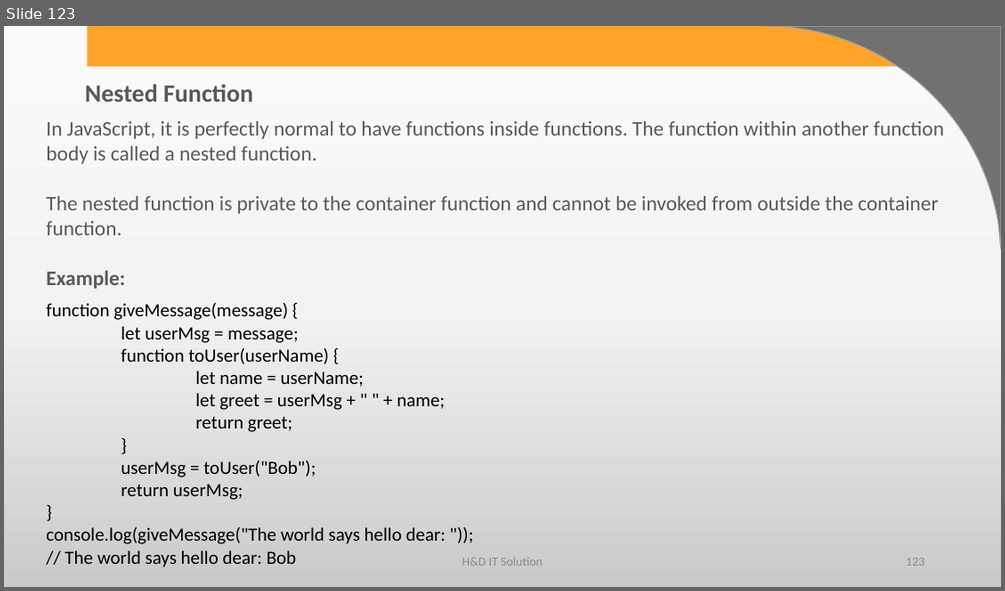
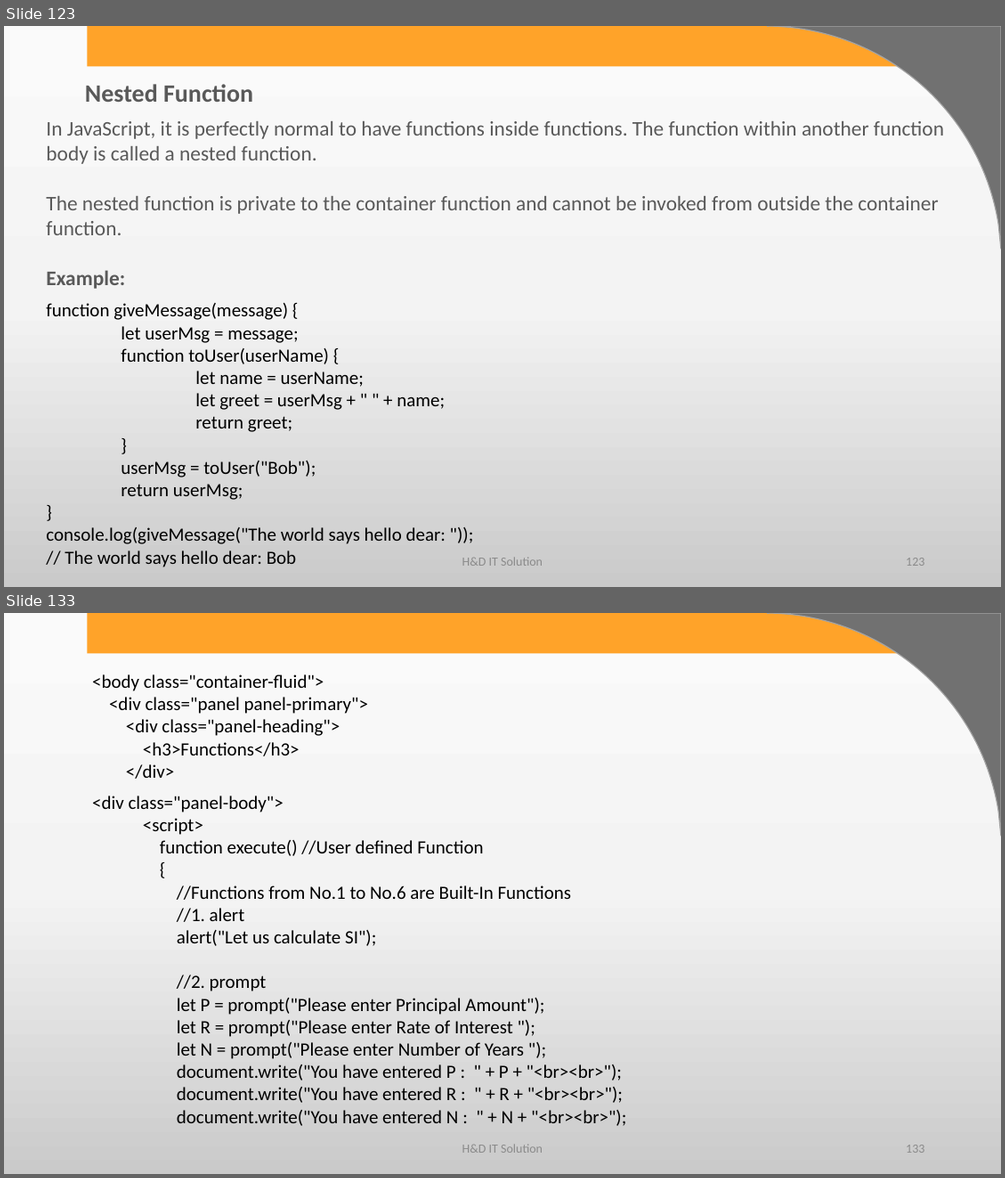
Before and after one commit to harshadasawant/javascript, a slide deck: ppt/JavaScript.pptx. Shown one above the other, each under a label of ours: slide 123 before the commit, slides 123 and 133 after it; the slides between them are not shown. The pictures are 1005x591 and 1005x1178 pixels, drawn with LibreOffice and Linux fonts; fonts in the diff are those of the drawing; background and template pictures are left out. Boxes give left, top, right and bottom in pixels: in the first picture for what was removed or moved away, otherwise in the second. Text is boxed around its words. In the diff, an @@ line names an element or a change of style, - is before the commit and + after.

```diff
--- a/ppt/JavaScript.pptx
+++ b/ppt/JavaScript.pptx
@@ slide 133 added at box(4, 613, 1001, 1174), background gradient #FBFBFB to #F4F4F4 to #CBCBCB; not listed: 2 template elements that a slide beside it also shows @@
@@ text added at box(92, 674, 368, 779), 18 pt, text #000000 @@
+<body class="container-fluid">
+<div class="panel panel-primary">
+<div class="panel-heading">
+<h3>Functions</h3>
+</div>
@@ text added at box(92, 795, 626, 1126), 18 pt, text #000000 @@
+<div class="panel-body">
+<script>
+function execute() //User defined Function
+{
+//Functions from No.1 to No.6 are Built-In Functions
+//1. alert
+alert("Let us calculate SI");
+//2. prompt
+let P = prompt("Please enter Principal Amount");
+let R = prompt("Please enter Rate of Interest ");
+let N = prompt("Please enter Number of Years ");
+document.write("You have entered P : " + P + "<br><br>");
+document.write("You have entered R : " + R + "<br><br>");
+document.write("You have entered N : " + N + "<br><br>");
@@ text added at box(462, 1143, 542, 1152), 12 pt, text #8C8C8C @@
+H&D IT Solution
@@ page number added at box(906, 1144, 924, 1152), 12 pt, text #8C8C8C @@
+133
```
Also in this commit, not shown: 2 slides changed, 11 other slides added, 2 other files.
